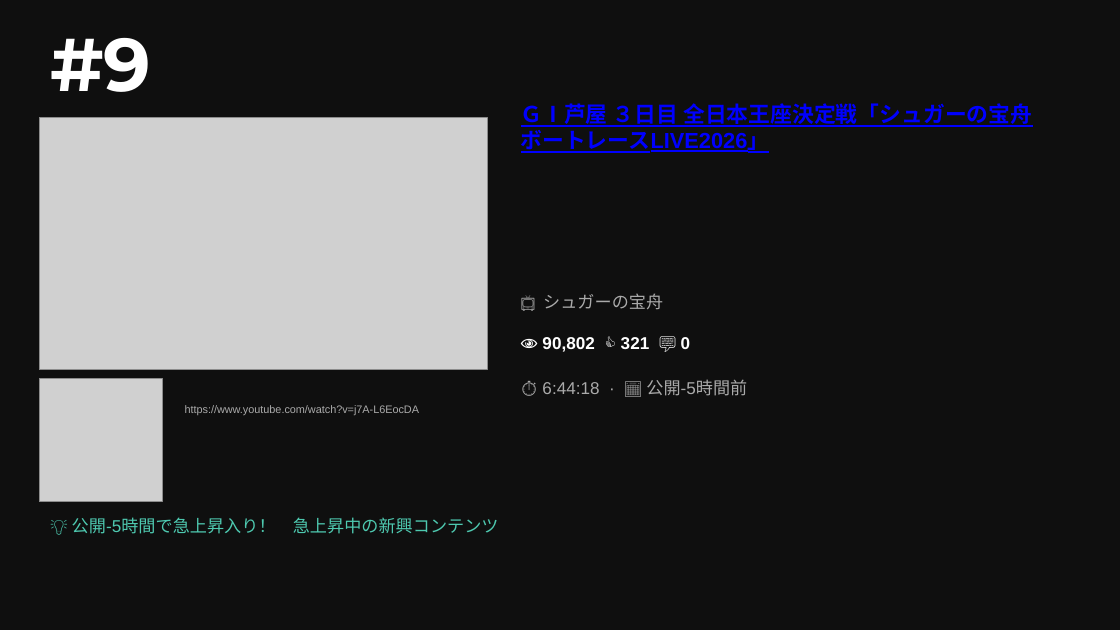
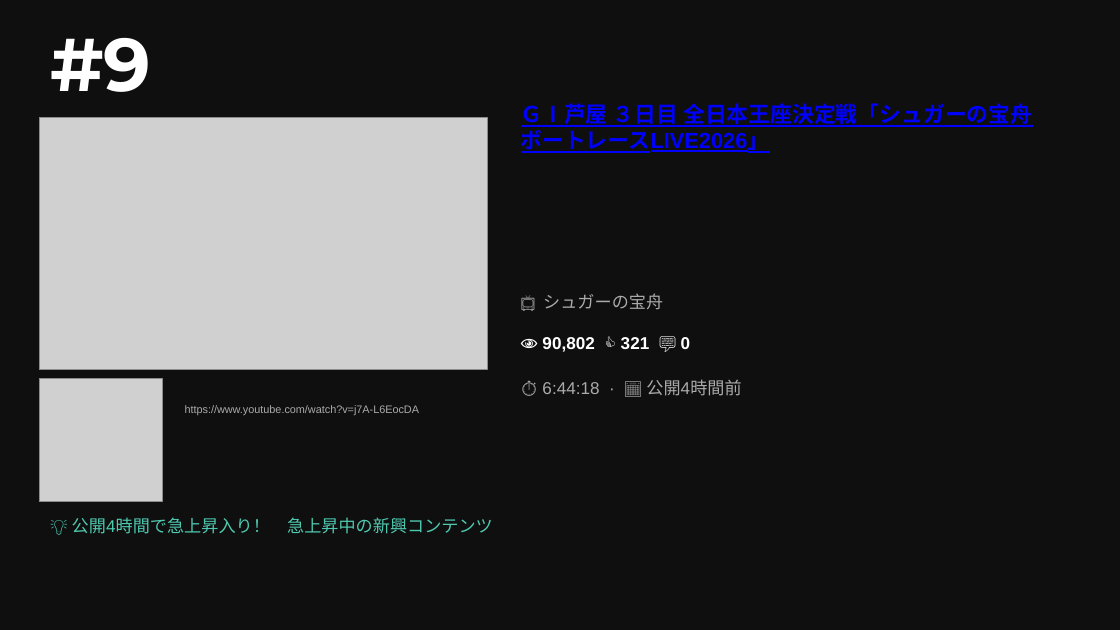
Before and after one commit to asaneasaburo0910-hub/youtube-crawler, a slide deck: slide 3 of youtube_ranking_20260517.pptx. Drawn at 1120x630 pixels with LibreOffice and Linux fonts; fonts in the diff are those of the drawing; grey boxes stand for pictures. Boxes give left, top, right and bottom in pixels: in the first picture for what was removed or moved away, otherwise in the second. Text is boxed around its words. In the diff, an @@ line names an element or a change of style, - is before the commit and + after.

```diff
--- a/youtube_ranking_20260517.pptx
+++ b/youtube_ranking_20260517.pptx
@@ text at (542,379,741,396): text changed @@
-⏱ 6:44:18 · 📅 公開-5時間前
+⏱ 6:44:18 · 📅 公開4時間前
@@ text at (72,517,493,534): text changed @@
-💡 公開-5時間で急上昇入り！ 急上昇中の新興コンテンツ
+💡 公開4時間で急上昇入り！ 急上昇中の新興コンテンツ
```
Also in this commit, not shown: 9 other slides changed.
